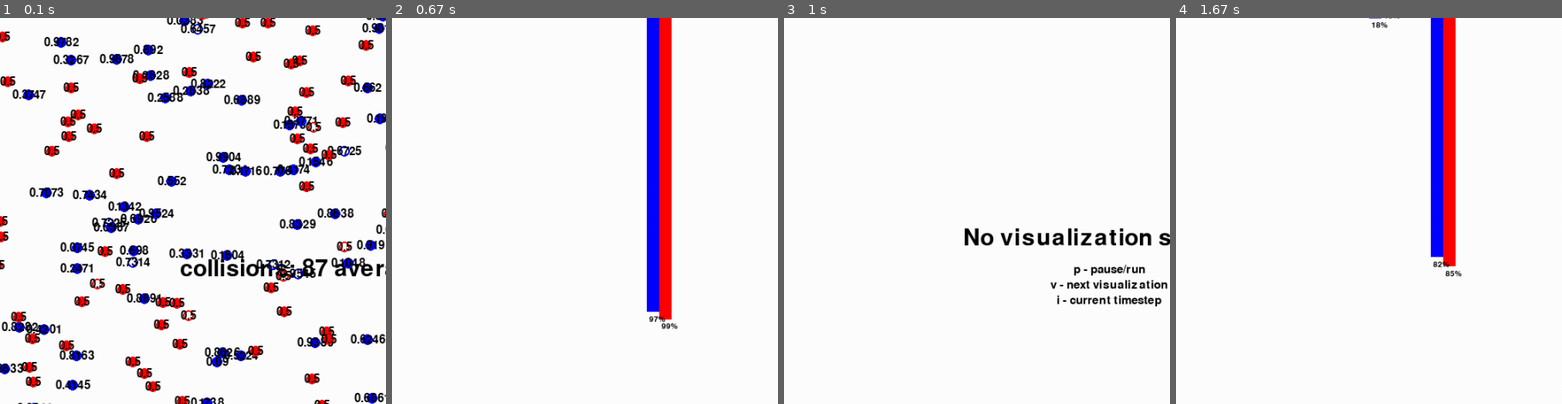
Above: before the commit, frames 1-4 (left to right).
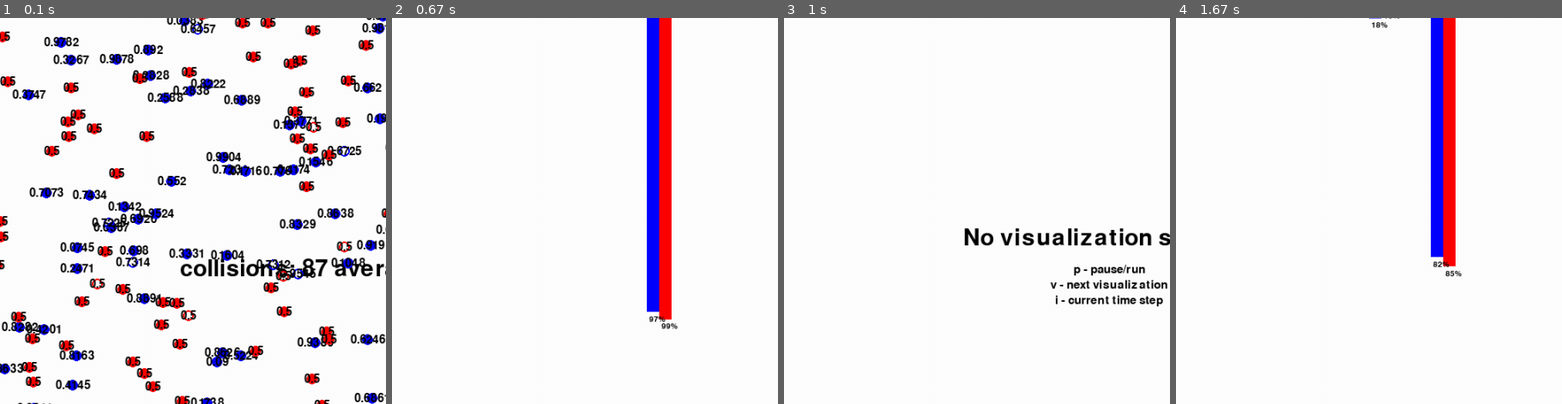
Above: after the commit, the same moments.

Repository: courtiol/choosiness
Game: pygame game, started from simulate.py
The game is run twice, just before and just after one commit, with the same random seed, the same clock (stepped at 60 frames per second) and the same inputs.
Inputs:
- Up to frame 1 (0.1 s): no input
- Up to frame 2 (0.67 s): hold Right from 0.33 s (still down)
- Up to frame 3 (1 s): release Right at 0.8 s; hold Right from 0.83 s (still down)
- Up to frame 4 (1.67 s): release Right at 1.3 s; hold Left from 1.33 s (still down)
The pictures show only the part of the screen within x 8-58%, y 17-67%; the shares and areas given below are measured in that part.

Frames 1-2 are identical in both runs. In frame 3, 0.4% of the frame differs, in the area x 70-99%, y 71-75%; in frame 4, nothing differs.

Commit message:
fix tipoes

Diff:
--- a/Visualization/VisualizationWithPygame.py
+++ b/Visualization/VisualizationWithPygame.py
@@ -1,7 +1,5 @@
 import pygame
 import math
-import Environment
-import CPopulation
 import CIndividual
 from Visualization.CVisualizationBaseClass import CVisualizationBaseClass
 
@@ -9,19 +7,22 @@
 In this module you find different graphical representations of the simulation. Each representation of the simulation
 should be derived from the the following abstract base class:
 """
-#shared by all classes in this module
+# shared by all classes in this module
 screen = None
 
-#---------------------------------------Visualization with pygame--------------------------
+
+# ---------------------------------------Visualization with pygame--------------------------
 class CVisualizationWithPygame(CVisualizationBaseClass):
     def __init__(self, simulation):
-        CVisualizationBaseClass.__init__(self,simulation)
-
-    #overwrite
+        CVisualizationBaseClass.__init__(self, simulation)
+
+    # overwrite
     def initDisplay(self):
         global screen
         screen = pygame.display.set_mode((self.simulation.settings.width, self.simulation.settings.height))
-        pygame.display.set_caption("Simulation with "+str		(self.simulation.population.get_current_females_size())+' females in red and '+str(self.simulation.population.get_current_males_size())+' males in blue')
+        pygame.display.set_caption("Simulation with "+str(self.simulation.population.get_current_females_size()) +
+                                   ' females in red and '+str(self.simulation.population.get_current_males_size()) +
+                                   ' males in blue')
         pygame.init()
 
     def init_screen(self):
@@ -37,15 +38,15 @@
             if event.type == pygame.QUIT:
                 self.simulation.quit_simulation()
             elif event.type == pygame.MOUSEBUTTONDOWN:
-                (mouseX, mouseY) = pygame.mouse.get_pos()
-                self.simulation.selectIndividual(mouseX, mouseY)
+                (mouse_x, mouse_y) = pygame.mouse.get_pos()
+                self.simulation.selectIndividual(mouse_x, mouse_y)
             elif event.type == pygame.MOUSEBUTTONUP:
                 self.simulation.selected_individual = None
             elif event.type == pygame.KEYDOWN:
                 if event.key == pygame.K_p:
                     self.simulation.pause_simulation()
                 elif event.key == pygame.K_c:
-                    self.__show_couples_array()
+                    self._show_couples_array()
                 elif event.key == pygame.K_s:
                     self.simulation.save()
                 elif event.key == pygame.K_RIGHT:
@@ -58,15 +59,15 @@
                 self.simulation.give_information_about_selected_individual()
                 self.__show_information_about_selected_individual()
 
-    def printTextOnScreen(self, text, posX, posY, size=30, colour=(0,0,0)):
-        largeText = pygame.font.Font('freesansbold.ttf',size)
-        textSurface = largeText.render(text, True, colour)
-        TextRect = textSurface.get_rect()
-        TextRect.center = (posX,posY)
-        screen.blit(textSurface, TextRect)
-
-    def __show_couples_array(self):
-        print("couples with length "+str(len(self.simulation.population.couples))+"\n")
+    def print_text_on_screen(self, text, pos_x, pos_y, size=30, colour=(0, 0, 0)):
+        large_text = pygame.font.Font('freesansbold.ttf', size)
+        text_surface = large_text.render(text, True, colour)
+        text_rect = text_surface.get_rect()
+        text_rect.center = (pos_x, pos_y)
+        screen.blit(text_surface, text_rect)
+
+    def _show_couples_array(self):
+        print("couples with length " + str(len(self.simulation.population.couples)) + "\n")
         for couple in self.simulation.population.couples:
             print(couple)
 
@@ -78,50 +79,57 @@
         text += "right arrow - next visualization\n"
         text += "left arrow - prior visualization\n"
         text += "s - save"
-        text += "i - current timestep\n"
+        text += "i - current time step\n"
         text += "left click on circle - information about individual in terminal"
         return text
 
-#---------------------------------------No visualization-----------------------------------
+
+# ---------------------------------------No visualization-----------------------------------
 class CNoVisualizationOfSimulation(CVisualizationWithPygame):
     def __init__(self, simulation):
-        CVisualizationWithPygame.__init__(self,simulation)
-        self.colour_of_background = (255,255,255)
-    #overwrite
+        CVisualizationWithPygame.__init__(self, simulation)
+        self.colour_of_background = (255, 255, 255)
+
+    # overwrite
     def init_screen(self):
         CVisualizationWithPygame.init_screen(self)
         screen.fill(self.colour_of_background)
-        self.printTextOnScreen("No visualization selected", self.simulation.settings.width/2, self.simulation.settings.height/2-40, 30)
-        self.printTextOnScreen("p - pause/run", self.simulation.settings.width/2, self.simulation.settings.height/2, 15)
-        self.printTextOnScreen("v - next visualization", self.simulation.settings.width/2, self.simulation.settings.height/2+20, 15)
-        self.printTextOnScreen("i - current timestep", self.simulation.settings.width/2, self.simulation.settings.height/2+40, 15)
+        self.print_text_on_screen("No visualization selected", self.simulation.settings.width/2,
+                                  self.simulation.settings.height/2-40, 30)
+        self.print_text_on_screen("p - pause/run", self.simulation.settings.width/2,
+                                  self.simulation.settings.height/2, 15)
+        self.print_text_on_screen("v - next visualization", self.simulation.settings.width/2,
+                                  self.simulation.settings.height/2+20, 15)
+        self.print_text_on_screen("i - current time step", self.simulation.settings.width/2,
+                                  self.simulation.settings.height/2+40, 15)
         pygame.display.flip()
 
     def __str__(self):
         return "No visualization"
 
-#---------------------------------------2D-Visualization-----------------------------------
+
+# ---------------------------------------2D-Visualization-----------------------------------
 class C2DVisualizationOfSimulation(CVisualizationWithPygame):
     """
-    The class encapsulates the visual output of the simulation. In order to that it makes use of pygame. It requires also
-    a pointer to the instance of the simulation.
+    The class encapsulates the visual output of the simulation. In order to that it makes use of pygame.
+    It requires also a pointer to the instance of the simulation.
     """
     def __init__(self, simulation):
-        CVisualizationWithPygame.__init__(self,simulation)
-        self.colour_of_environment = (255,255,255)
-        self.colour_of_males = (0, 0, 255) #blue
+        CVisualizationWithPygame.__init__(self, simulation)
+        self.colour_of_environment = (255, 255, 255)
+        self.colour_of_males = (0, 0, 255)  # blue
         self.thickness_latency = 2
         self.thickness_available = 0
-        self.colour_of_females = (255, 0, 0) #red
-        self.colour_of_dead_individual = (0, 0, 0) #black
+        self.colour_of_females = (255, 0, 0)  # red
+        self.colour_of_dead_individual = (0, 0, 0)  # black
 
     def drawSimulation(self):
-        self.__drawEnvironment()
-        self.__drawPopulation(self.simulation.population)
+        self._draw_environment()
+        self._draw_population(self.simulation.population)
         pygame.display.flip()
 
-    #display
-    def __drawEnvironment(self):
+    # display
+    def _draw_environment(self):
         """
         Sets the background colour, shows the current number of collisions and the average collision number per
         step.
@@ -129,18 +137,19 @@
         """
         screen.fill(self.colour_of_environment)
         text = 'collisions: '+str(self.simulation.settings.collision_counter)
-        text += " average: "+str(round(self.simulation.settings.average_number_of_collisions_per_timestep,4))
-        self.printTextOnScreen(text, self.simulation.settings.width/2, self.simulation.settings.height/2)
-
-    def __drawPopulation(self, population):
-        pygame.display.set_caption("Simulation with "+str(self.simulation.population.get_current_females_size())+' females in red and '+str(self.simulation.population.get_current_males_size())+' males in blue')
-        thickness = 0
+        text += " average: "+str(round(self.simulation.settings.average_number_of_collisions_per_timestep, 4))
+        self.print_text_on_screen(text, self.simulation.settings.width/2, self.simulation.settings.height/2)
+
+    def _draw_population(self, population):
+        pygame.display.set_caption("Simulation with "+str(self.simulation.population.get_current_females_size()) +
+                                   ' females in red and '+str(self.simulation.population.get_current_males_size()) +
+                                   ' males in blue')
         for p in population.males:
-            self.__drawIndividual(p)
+            self._draw_individual(p)
         for p in population.females:
-            self.__drawIndividual(p)
-
-    def __drawIndividual(self, individual):
+            self._draw_individual(p)
+
+    def _draw_individual(self, individual):
         """
         Each individual is represented by a circle. The colour of the circle depends on the gender and state of the
         individual.
@@ -148,14 +157,14 @@
         :return:
         """
         # thickness = 2
-        if (individual.get_gender() == CIndividual.MALE):
+        if individual.get_gender() == CIndividual.MALE:
             if individual.state == CIndividual.IN_LATENCY:
                 pygame.draw.circle(screen, self.colour_of_males, (int(individual.x), int(individual.y)),
                                    self.simulation.env.objectSize, self.thickness_latency)
             else:
                 pygame.draw.circle(screen, self.colour_of_males, (int(individual.x), int(individual.y)),
                                    self.simulation.env.objectSize, self.thickness_available)
-            self.printTextOnScreen(str(round(individual.q,4)), int(individual.x), int(individual.y), 15)
+            self.print_text_on_screen(str(round(individual.q, 4)), int(individual.x), int(individual.y), 15)
         else:
             if individual.state == CIndividual.IN_LATENCY:
                 pygame.draw.circle(screen, self.colour_of_females, (int(individual.x), int(individual.y)),
@@ -163,24 +172,25 @@
             else:
                 pygame.draw.circle(screen, self.colour_of_females, (int(individual.x), int(individual.y)),
                                    self.simulation.env.objectSize, self.thickness_available)
-            self.printTextOnScreen(str(round(individual.phi,4)), int(individual.x), int(individual.y), 15)
+            self.print_text_on_screen(str(round(individual.phi, 4)), int(individual.x), int(individual.y), 15)
 
     def __show_information_about_selected_individual(self):
-        if self.simulation.selected_individual != None:
+        if self.simulation.selected_individual is not None:
             print(str(self.simulation.selected_individual))
 
     def __str__(self):
         return "2D visualization"
 
-#-------------------------------------diagrams-----------------------------------
+
+# -------------------------------------diagrams-----------------------------------
 class CDiagramVisualizationOfSimulation(CVisualizationWithPygame):
     def __init__(self, simulation):
         CVisualizationWithPygame.__init__(self, simulation)
         self.window_height = 800
         self.window_width = 800
-        self.colour_of_background = (255,255,255)
-        self.colour_of_female_bar = (255,0,0)
-        self.colour_of_male_bar = (0,0,255)
+        self.colour_of_background = (255, 255, 255)
+        self.colour_of_female_bar = (255, 0, 0)
+        self.colour_of_male_bar = (0, 0, 255)
         self.number_of_bars = 10.0
         self.width_of_bars = self.window_width/self.number_of_bars
         self.text_size = int(self.window_width/(8*self.number_of_bars))
@@ -189,35 +199,40 @@
 
     def drawSimulation(self):
         screen.fill(self.colour_of_background)
-        pygame.display.set_caption("Simulation with "+str(self.simulation.population.get_current_females_size())+' females in red and '+str(self.simulation.population.get_current_males_size())+' males in blue')
-        self.printTextOnScreen("Choosiness of females(red) and males(blue). ", 170,10, self.text_size)
-        self.printTextOnScreen(str(len(self.simulation.population.couples))+" babies are in the waiting queue", 200,self.window_height-50, self.text_size)
+        pygame.display.set_caption("Simulation with "+str(self.simulation.population.get_current_females_size()) +
+                                   ' females in red and '+str(self.simulation.population.get_current_males_size()) +
+                                   ' males in blue')
+        self.print_text_on_screen("Choosiness of females(red) and males(blue). ", 170, 10, self.text_size)
+        self.print_text_on_screen(str(len(self.simulation.population.couples)) +
+                                  " babies are in the waiting queue", 200, self.window_height-50, self.text_size)
 
         for i in range(int(self.number_of_bars)):
             text_x = i*self.width_of_bars+self.text_size+15
             text_y = self.window_height-750
-            self.printTextOnScreen(str(i/self.number_of_bars)+"-"+str((i+1)/self.number_of_bars), text_x, text_y, self.text_size)
-        self.__draw_bars()
+            self.print_text_on_screen(str(i/self.number_of_bars)+"-"+str((i+1)/self.number_of_bars),
+                                      text_x, text_y, self.text_size)
+        self._draw_bars()
         pygame.display.flip()
 
-    def __draw_bars(self):
-        female_bars = self.__count_choosiness_of_females()
-        male_bars = self.__count_choosiness_of_males()
+    def _draw_bars(self):
+        female_bars = self._count_choosiness_of_females()
+        male_bars = self._count_choosiness_of_males()
         for i in range(int(self.number_of_bars)):
             female_bar_height = female_bars[i]/self.simulation.population.get_current_females_size()
             male_bar_height = male_bars[i]/self.simulation.population.get_current_males_size()
-            (xf,yf,xf_offset, yf_offset) = self.__compute_position_of_bar(female_bar_height, i)
-            (xm,ym,xm_offset, ym_offset) = self.__compute_position_of_bar(male_bar_height, i)
-
-            pygame.draw.rect(screen, self.colour_of_female_bar, (xf,yf,xf_offset, yf_offset) )
+            (xf, yf, xf_offset, yf_offset) = self._compute_position_of_bar(female_bar_height, i)
+            (xm, ym, xm_offset, ym_offset) = self._compute_position_of_bar(male_bar_height, i)
+
+            pygame.draw.rect(screen, self.colour_of_female_bar, (xf, yf, xf_offset, yf_offset))
             if female_bar_height > 0:
-                self.printTextOnScreen(str(round(female_bar_height*100))+"%", xf+13,yf+yf_offset+9, self.text_size_bar_label)
-            pygame.draw.rect(screen, self.colour_of_male_bar, (xm-xf_offset,ym,xm_offset, ym_offset) )
+                self.print_text_on_screen(str(round(female_bar_height*100))+"%", xf+13, yf+yf_offset+9,
+                                          self.text_size_bar_label)
+            pygame.draw.rect(screen, self.colour_of_male_bar, (xm-xf_offset, ym, xm_offset, ym_offset))
             if male_bar_height > 0:
-                self.printTextOnScreen(str(round(male_bar_height*100))+"%", xm-xf_offset+13,ym+ym_offset+9, self.text_size_bar_label)
-        return
-
-    def __compute_position_of_bar(self, bar_height, i):
+                self.print_text_on_screen(str(round(male_bar_height*100))+"%", xm-xf_offset+13, ym+ym_offset+9,
+                                          self.text_size_bar_label)
+
+    def _compute_position_of_bar(self, bar_height, i):
         """
         Computes the coordinates of the bar
         :param bar_height: height of the bar
@@ -228,15 +243,15 @@
         y = 90
         x_offset = int(self.width_of_bars*0.2)
         y_offset = self.maximal_height*bar_height
-        return (x,y,x_offset,y_offset)
-
-    def __count_choosiness_of_females(self):
-        return self.__count_choosiness(self.simulation.population.females)
-
-    def __count_choosiness_of_males(self):
-        return self.__count_choosiness(self.simulation.population.males)
-
-    def __count_choosiness(self, group_of_individuals):
+        return x, y, x_offset, y_offset
+
+    def _count_choosiness_of_females(self):
+        return self._count_choosiness(self.simulation.population.females)
+
+    def _count_choosiness_of_males(self):
+        return self._count_choosiness(self.simulation.population.males)
+
+    def _count_choosiness(self, group_of_individuals):
         """
         Counts individuals according to their choosiness and saves the result in the array bars[]
         :return:bars
@@ -246,61 +261,60 @@
             bars.append(0)
         for ind in group_of_individuals:
             choosiness = math.floor(ind.phi*self.number_of_bars)
-            bars[int(choosiness)] = bars[int(choosiness)]+1
+            bars[int(choosiness)] += 1
         return bars
 
     def __str__(self):
         return "Diagram visualization"
 
-#-----------------------------------------------------------
+# -----------------------------------------------------------
 import matplotlib as mpl
 mpl.use("Agg")
 import matplotlib.backends.backend_agg as agg
 import pylab
-
 import matplotlib.pyplot as plt
 
 
 class CTestVisualization(CVisualizationWithPygame):
     def __init__(self, simulation):
         CVisualizationWithPygame.__init__(self, simulation)
-        self.fig = pylab.figure(figsize=[4, 4],dpi=100)
+        self.fig = pylab.figure(figsize=[4, 4], dpi=100)
         self.ax = self.fig.add_subplot(111)
         self.canvas = agg.FigureCanvasAgg(self.fig)
         self.num_bins = 20
-        self.update_in_every_n_step = 10 #it not necessary to update in every step the graphics
+        self.update_in_every_n_step = 10  # it not necessary to update in every step the graphics
         self.counter = 0
 
     def drawSimulation(self):
-        self.counter = (self.counter+1)%self.update_in_every_n_step
+        self.counter = (self.counter+1) % self.update_in_every_n_step
         if self.counter != 0:
             return
-        #female phi-plot
-        females = self.__get_female_choosiness_array()
-        female_surf = self.__plot(females,'red', 'Choosiness of Females', 'choosiness')
-        screen.blit(female_surf, (0,0))
-
-        #male phi-plot
-        males = self.__get_male_choosiness_array()
-        male_surf = self.__plot(males,'blue', 'Choosiness of Males', 'choosiness')
-        screen.blit(male_surf, (400,0))
-
-        #female q-plot
-        females = self.__get_female_quality_array()
-        female_surf = self.__plot(females,'red', 'Quality of Females', 'quality')
-        screen.blit(female_surf, (0,400))
-
-        #female q-plot
-        males = self.__get_male_quality_array()
-        male_surf = self.__plot(males,'blue', 'Quality of Males', 'quality')
-        screen.blit(male_surf, (400,400))
+        # female phi-plot
+        females = self._get_female_choosiness_array()
+        female_surf = self._plot(females, 'red', 'Choosiness of Females', 'choosiness')
+        screen.blit(female_surf, (0, 0))
+
+        # male phi-plot
+        males = self._get_male_choosiness_array()
+        male_surf = self._plot(males, 'blue', 'Choosiness of Males', 'choosiness')
+        screen.blit(male_surf, (400, 0))
+
+        # female q-plot
+        females = self._get_female_quality_array()
+        female_surf = self._plot(females, 'red', 'Quality of Females', 'quality')
+        screen.blit(female_surf, (0, 400))
+
+        # female q-plot
+        males = self._get_male_quality_array()
+        male_surf = self._plot(males, 'blue', 'Quality of Males', 'quality')
+        screen.blit(male_surf, (400, 400))
 
         pygame.display.flip()
 
-    def __plot(self, data, colour, title, xaxis_label):
-        self.canvas.figure.clf() #clears the previous diagram
-        n, bins, patches = plt.hist(data, self.num_bins, normed=False, facecolor=colour, alpha=0.5)
-        plt.xlabel(xaxis_label)
+    def _plot(self, data, colour, title, x_axis_label):  # ToDo: fix this as data and colour are not used
+        self.canvas.figure.clf()  # clears the previous diagram
+        # n, bins, patches = plt.hist(data, self.num_bins, normed=False, facecolor=colour, alpha=0.5)
+        plt.xlabel(x_axis_label)
         plt.ylabel("Frequency")
         plt.title(title)
 
@@ -312,17 +326,16 @@
 
         return pygame.image.fromstring(raw_data, size, "RGB")
 
-
-    def __get_male_choosiness_array(self):
+    def _get_male_choosiness_array(self):
         return [ind.phi for ind in self.simulation.population.males]
 
-    def __get_female_choosiness_array(self):
+    def _get_female_choosiness_array(self):
         return [ind.phi for ind in self.simulation.population.females]
 
-    def __get_female_quality_array(self):
+    def _get_female_quality_array(self):
         return [ind.q for ind in self.simulation.population.females]
 
-    def __get_male_quality_array(self):
+    def _get_male_quality_array(self):
         return [ind.q for ind in self.simulation.population.males]
 
     def __str__(self):
